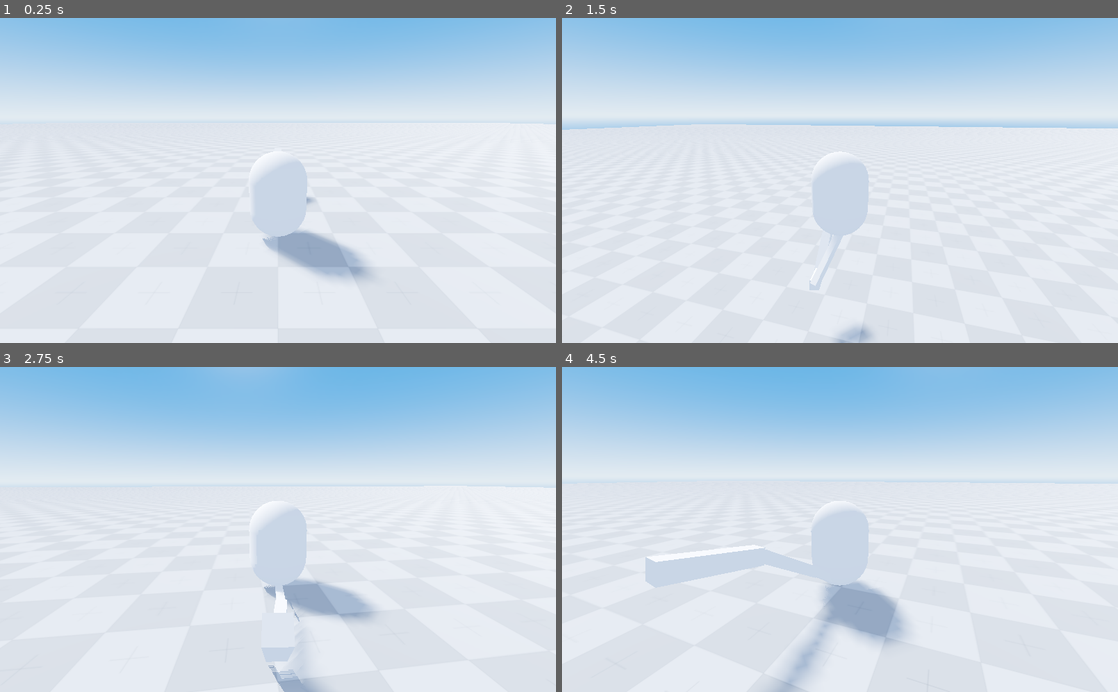
Above: before the commit, frames 1-4 (two rows, left to right).
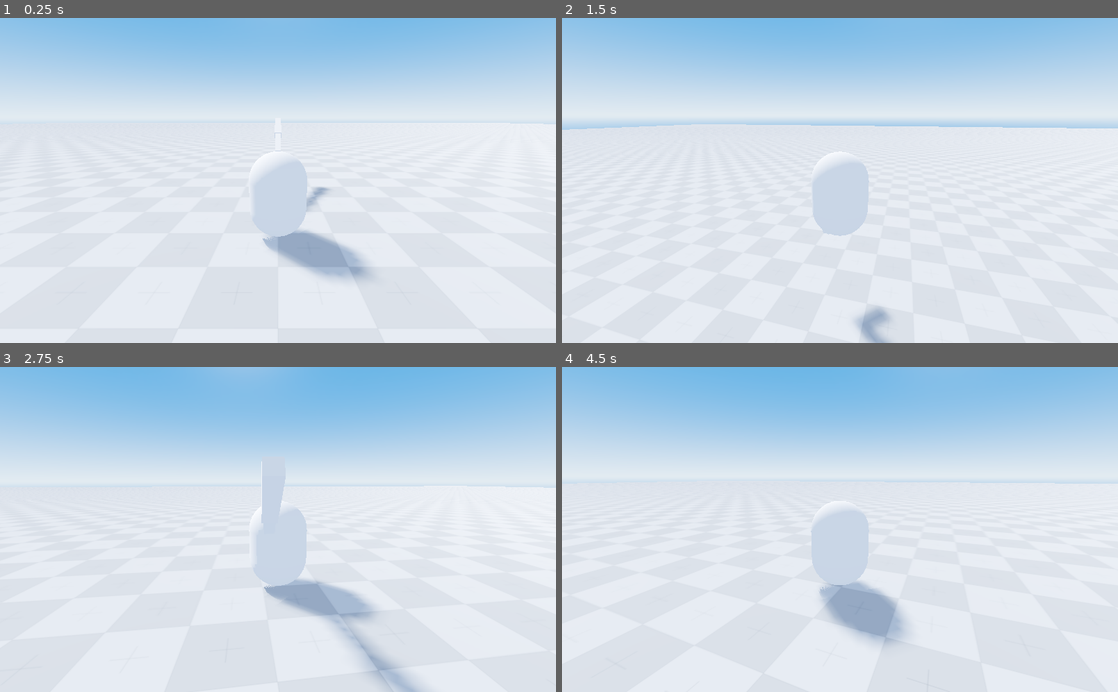
Above: after the commit, the same moments.

Repository: nickyvanurk/game-prototypes
Game: Godot game, scene res://world/world.tscn
Same seed, same stepped clock (60 frames per second), same inputs: the game is played once before the commit and once after it.
Inputs (mouse positions are in pixels of both pictures, inside the frame that each line leads up to):
- Up to frame 1 (0.25 s): no input
- Up to frame 2 (1.5 s): tap Enter at 0.5 s; move the mouse to (867, 180) at 0.52 s; hold W (move_forward) from 0.53 s (still down); tap Space (jump) at 0.77 s; move the mouse to (812, 180) at 1.27 s
- Up to frame 3 (2.75 s): keep holding W (move_forward); tap Space (jump) at 1.52 s; move the mouse to (289, 523) at 2.02 s
- Up to frame 4 (4.5 s): keep holding W (move_forward); move the mouse to (834, 536) at 2.77 s; tap Space (jump) at 3.02, 3.77 s; move the mouse to (878, 532) at 3.52 s; move the mouse to (795, 526) at 4.27 s

The runs differ from the first frame. In frame 1, 0.1% of the frame differs, in the area x 49-60%, y 31-60%; in frame 2, 0.7%; in frame 3, 2.2%, in the area x 47-77%, y 29-100%; in frame 4, 2.0%.

Commit message:
Use FABRIK IK

Diff:
--- a/procedural-animation/player/leg.gd
+++ b/procedural-animation/player/leg.gd
@@ -1,18 +1,106 @@
 extends Position3D
 
+# The delta/tolerance for the bone chain (how do the bones need to be before it is considered satisfactory)
+const CHAIN_TOLERANCE = 0.01
+# The amount of interations the bone chain will go through in an attempt to get to the target position
+const CHAIN_MAX_ITER = 10
+
+onready var bones = $Bones
 onready var player = get_node("/root/World/Player")
 
-var bones = []
+var chain_origin = Vector3()
+var target = null
 
 func _ready():
-	for bone in get_children():
-		bones.push_back(bone)
+	if target == null:
+		# NOTE: You MUST have a node called Target as a child of this node!
+		# So we create one if one doesn't already exist.
+		if not has_node("Target"):
+			target = Position3D.new()
+			add_child(target)
+
+			if Engine.editor_hint:
+				if get_tree() != null:
+					if get_tree().edited_scene_root != null:
+						target.set_owner(get_tree().edited_scene_root)
+
+			target.name = "Target"
+		else:
+			target = $Target
+	bones = bones.get_children()
 
 func _physics_process(delta):
+	target = player
+
+	solve_chain()
+
+
+func solve_chain():
+	# Update the origin with the first bone's origin
+	chain_origin = bones[0].global_transform.origin
+
+	# Get the direction of the final bone.
+	var last_bone = bones[bones.size() - 1]
+	var last_bone_dir = last_bone.global_transform.basis.z.normalized()
+
+	# Get the target position (accounting for the final bone and it's length)
+	var target_pos = target.global_transform.origin + (last_bone_dir * last_bone.length)
+
+	# Get the difference between our end effector (the final bone in the chain) and the target
+	var dif = (last_bone.global_transform.origin - target_pos).length()
+	var chain_iterations = 0
+
+	while dif > CHAIN_TOLERANCE:
+		chain_backward()
+		chain_forward()
+		chain_apply_rotation()
+
+		# Update the difference between our end effector (the final bone in the chain) and the target
+		dif = (last_bone.global_transform.origin - target_pos).length()
+
+		# Add one to chain_iterations. If we have reached our max iterations, then break
+		chain_iterations = chain_iterations + 1
+		if chain_iterations >= CHAIN_MAX_ITER:
+			break
+
+func chain_backward():
+	var last_bone = bones[bones.size() - 1]
+	var last_bone_dir = last_bone.global_transform.basis.z.normalized()
+
+	# Set the position of the end effector (the final bone in the chain) to the target position
+	last_bone.global_transform.origin = target.global_transform.origin + (last_bone_dir * last_bone.length)
+
+	# For all of the other bones, move them towards the target
+	var i = bones.size() - 1
+	while i >= 1:
+		var prev_origin = bones[i].global_transform.origin
+		i -= 1
+		var curr_origin = bones[i].global_transform.origin
+		var distance = curr_origin.distance_to(prev_origin)
+		if distance:
+			var l = bones[i].length / distance
+			# Apply the new joint position
+			bones[i].global_transform.origin = prev_origin.linear_interpolate(curr_origin, l)
+
+func chain_forward():
+	# Set root at initial position
+	bones[0].global_transform.origin = chain_origin
+
+	# Go through every bone in the bone chain
+	for i in range(bones.size() - 1):
+		var curr_origin = bones[i].global_transform.origin
+		var next_origin = bones[i + 1].global_transform.origin
+
+		var distance = curr_origin.distance_to(next_origin)
+		if distance:
+			var l = bones[i].length / distance
+			# Apply the new joint position, (potentially with constraints), to the bone node
+			bones[i + 1].global_transform.origin = curr_origin.linear_interpolate(next_origin, l)
+
+func chain_apply_rotation():
 	for i in range(bones.size() - 1, -1, -1):
 		var bone = bones[i]
-		var target = player if i == bones.size() - 1 else bones[i + 1]
-		var direction = bone.global_transform.origin.direction_to(target.global_transform.origin)
+		var tar = target if i == bones.size() - 1 else bones[i + 1]
+		var direction = bone.global_transform.origin.direction_to(tar.global_transform.origin)
 		var distance = direction * bone.length
-		bone.look_at(target.global_transform.origin, Vector3.UP)
-		bone.global_transform.origin = target.global_transform.origin - distance
+		bone.look_at(tar.global_transform.origin, Vector3.UP)
--- a/procedural-animation/player/leg.tscn
+++ b/procedural-animation/player/leg.tscn
@@ -8,31 +8,36 @@
 [node name="Leg" type="Position3D"]
 script = ExtResource( 1 )
 
-[node name="Segment1" type="Position3D" parent="."]
+[node name="Bones" type="Spatial" parent="."]
+
+[node name="Bone1" type="Position3D" parent="Bones"]
 script = ExtResource( 2 )
 
-[node name="Upper" type="MeshInstance" parent="Segment1"]
+[node name="Upper" type="MeshInstance" parent="Bones/Bone1"]
 transform = Transform( 0.1, 0, 0, 0, 0.1, 0, 0, 0, 0.5, 0, 0, -0.5 )
 mesh = SubResource( 1 )
 skeleton = NodePath("")
 material/0 = null
 
-[node name="Segment2" type="Position3D" parent="."]
+[node name="Bone2" type="Position3D" parent="Bones"]
 transform = Transform( 1, 0, 0, 0, 1, 0, 0, 0, 1, 0, 0, -1 )
 script = ExtResource( 2 )
 
-[node name="Middle" type="MeshInstance" parent="Segment2"]
+[node name="Middle" type="MeshInstance" parent="Bones/Bone2"]
 transform = Transform( 0.08, 0, 0, 0, 0.08, 0, 0, 0, 0.5, 0, 0, -0.5 )
 mesh = SubResource( 1 )
 skeleton = NodePath("")
 material/0 = null
 
-[node name="Segment3" type="Position3D" parent="."]
+[node name="Bone3" type="Position3D" parent="Bones"]
 transform = Transform( 1, 0, 0, 0, 1, 0, 0, 0, 1, 0, 0, -2 )
 script = ExtResource( 2 )
 
-[node name="Lower" type="MeshInstance" parent="Segment3"]
+[node name="Lower" type="MeshInstance" parent="Bones/Bone3"]
 transform = Transform( 0.06, 0, 0, 0, 0.06, 0, 0, 0, 0.5, 0, 0, -0.5 )
 mesh = SubResource( 1 )
 skeleton = NodePath("")
 material/0 = null
+
+[node name="Target" type="Position3D" parent="."]
+transform = Transform( 1, 0, 0, 0, 1, 0, 0, 0, 1, 0, -0.984785, -2.88191 )
